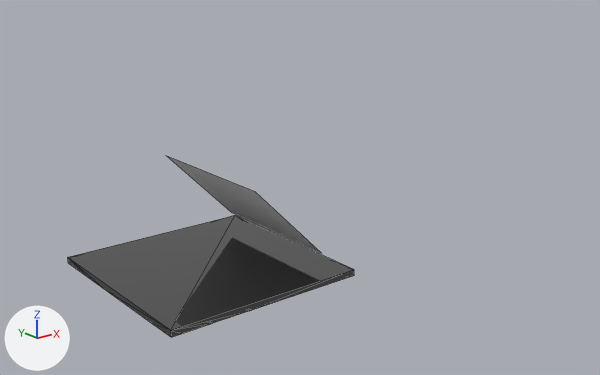
The Blender file DeflectoLab.blend, before and after one commit.
Camera for both pictures: a camera (50 mm lens) standing at (-0.637, -1.024, 0.497) and looking at (0.126, -0.07, 0.116). Every picture has the same lights, and +X, +Y and +Z are marked at lower left. The picture after the commit comes second. Mesh edges are drawn as thin lines.

The first picture shows 'Light', 'ScratchBoard'.
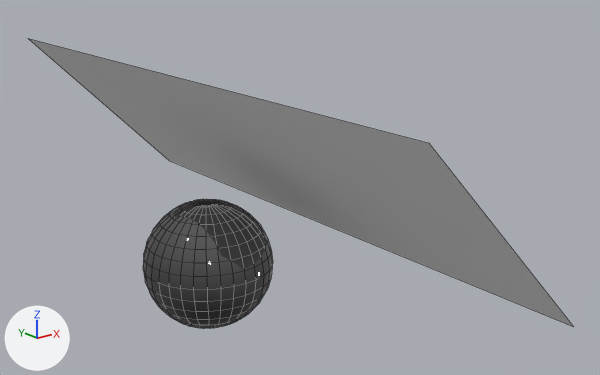
Boxes (x1, y1, x2, y2) around the edits, measured in the pictures (600 x 375 px):
'Light', moved, rescaled (251% wider, 194% taller): before (167, 156, 321, 253); after (29, 39, 572, 326)
'ScratchBoard', hidden: before (68, 216, 354, 337)
'ScratchBoard_Sphere', added: after (143, 199, 273, 328)

Edits to the bpy script that builds the scene:
```text
Add me_scratchboard_004:
    me_scratchboard_004.from_pydata(...)  # a UV sphere (32 segments, 16 rings, poles along z) spanning x -1.0..1.0, y -1.0..1.0, z -1.0..1.0
    me_scratchboard_004.polygons.foreach_set('use_smooth', [True] * 512)
    me_scratchboard_004.materials.append(mat_材质_001)  # grey #7c7c7c
Change ob_scratchboard:
    add ob_scratchboard.hide_viewport = True
Change ob_light:
    ob_light.location: (0.065, 0.0, 0.085) -> (0.08, 0.0, 0.16)
    ob_light.scale: (-0.122, -0.0872, -10.2) -> (-0.5, -0.2, -10.2)
Add ob_scratchboard_sphere:
    ob_scratchboard_sphere = bpy.data.objects.new('ScratchBoard_Sphere', me_scratchboard_004)
    ob_scratchboard_sphere.location = (0.0, 0.0, 0.0)
    ob_scratchboard_sphere.scale = (0.1, 0.1, 0.1)
```
